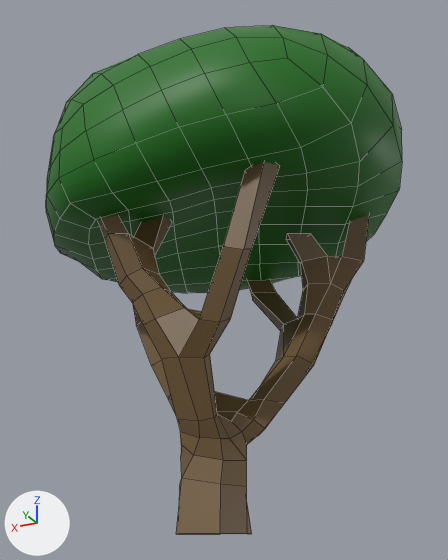
A saved change to the FBX model SourceAssets/Trees/BigTrees/KuaTree.fbx.
Before and after are seen from a 50 mm lens placed at (-1.407, 2.7, 0.015), pointed at (-0.046, -0.022, 1.239). Lighting does not change. The marker at lower left points along +X, +Y and +Z. The older version comes first. Mesh edges are drawn as thin lines.

The scene before the commit, as lines of its bpy script (objects in view):
```python
me_icosphere_002 = bpy.data.meshes.new('Icosphere.002')
me_icosphere_002.from_pydata(...)  # 384 vertices, 373 faces; spans x -1.04..1.02, y -0.96..0.95, z 0.0..2.47
# faces by material slot: [160, 213]
me_icosphere_002.materials.append(mat_material_001)  # picture img_colorpalette_png
me_icosphere_002.materials.append(mat_material)  # dark green #1f741b
# before: 6 (-0.39, -0.3, 1.52), 7 (-0.47, -0.22, 1.5) at pixel (310, 233), 8 (-0.33, -0.22, 1.5) at pixel (286, 239), 9 (-0.37, -0.14, 1.49) at pixel (287, 233), 122 (-0.54, -0.27, 1.38) at pixel (327, 255)
# before: 123 (-0.6, -0.35, 1.39) at pixel (341, 256), 124 (-0.47, -0.34, 1.39), 125 (-0.58, -0.4, 1.4)
ob_kuatree_001 = bpy.data.objects.new('KuaTree.001', me_icosphere_002)
ob_kuatree_001.location = (0.0, 0.0, 0.0)
```
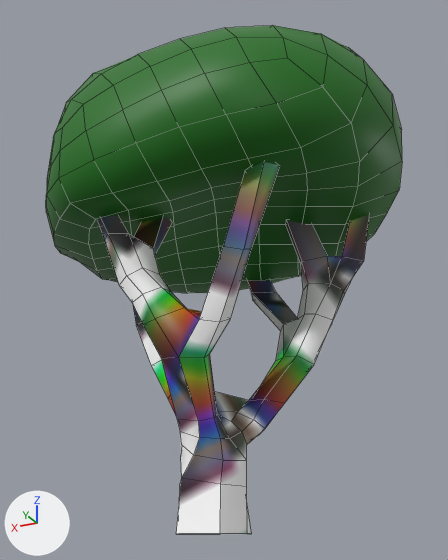
Where the change shows, as pixel boxes (x1, y1, x2, y2) in the pictures (448 x 560 px):
part 1 of me_icosphere_002, reshaped: before (286, 234, 327, 265); after (287, 221, 327, 265)
part 2 of me_icosphere_002, surface changed: (97, 160, 371, 534) in both

The change, as a list of edits to the scene's bpy script:
```text
Change me_icosphere_002:
    used by ob_kuatree_001; location = (0.0, 0.0, 0.0)
    verts and faces of me_icosphere_002; kept vertices keep their numbers, new ones are numbered from 384
    remove me_icosphere_002.from_pydata(...)  # 384 vertices, 373 faces; spans x -1.04..1.02, y -0.96..0.95, z 0.0..2.47
    add me_icosphere_002.from_pydata(...)  # 384 vertices, 374 faces; spans x -1.04..1.02, y -0.96..0.95, z 0.0..2.47
    me_icosphere_002 part 1
    add verts[6] = (-0.39, -0.3, 1.6)  # moved
    add verts[8] = (-0.33, -0.22, 1.58)  # moved
    add verts[7] = (-0.47, -0.22, 1.59)  # moved
    add verts[9] = (-0.37, -0.14, 1.58)  # moved, pixel (286, 219)
    add faces += [(122, 123, 125, 124)]  # mat_material_001 (picture img_colorpalette_png)
    me_icosphere_002 part 2: 373 kept faces spanning x -1.04..1.02, y -0.96..0.95, z 0.0..2.47 get new texture (UV) coordinates
```
